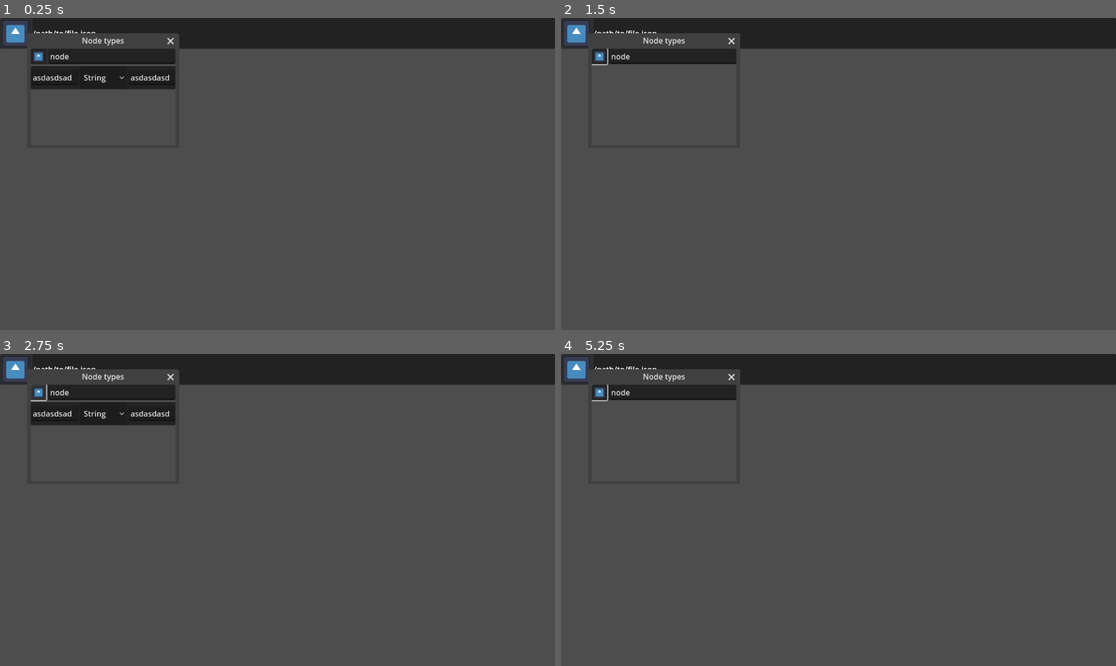
Above: before the commit, frames 1-4 (two rows, left to right).
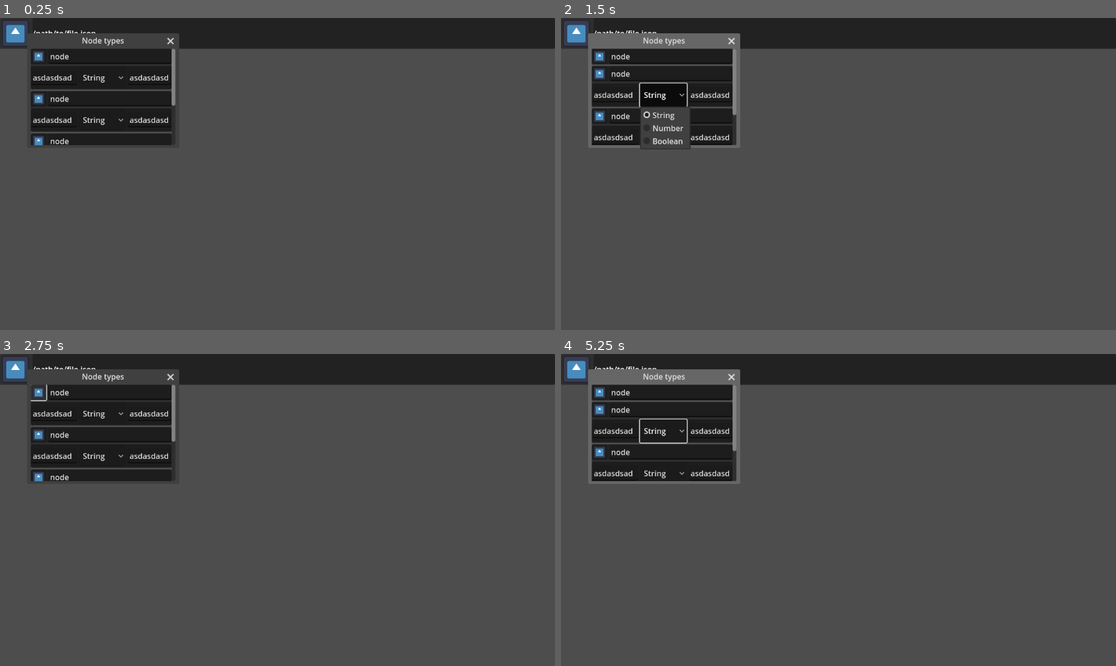
Above: after the commit, the same moments.

Repository: arthurgps2/nodoban
Game: Godot game, scene res://Charter/Charter.tscn
Two runs of this game, one before a commit and one after it. Both use one fixed random seed, a clock stepped at 60 frames per second and the inputs below. The engine's default icon, where the game draws it, is replaced by a stand-in: a white triangle on a blue panel in a dark square.
Inputs (mouse positions are in pixels of both pictures, inside the frame that each line leads up to):
- Up to frame 1 (0.25 s): no input
- Up to frame 2 (1.5 s): click (599, 55) at 0.52 s; click (660, 96) at 1.25 s, where only the run after the commit has a clickable "String"
- Up to frame 3 (2.75 s): click (38, 391) at 2.02 s
- Up to frame 4 (5.25 s): click "String" at 2.75 s; click (599, 391) at 3.52 s; click (660, 432) at 4.25 s, where only the run after the commit has a clickable "String"; click (577, 369) at 5 s

The runs differ from the first frame. In frame 1, 4.6% of the frame differs, in the area x 5-32%, y 9-41%; in frame 2, 7.4%; in frame 3, 4.6%; in frame 4, 8.2%, in the area x 4-33%, y 4-42%.

Commit message:
Some visual changes to node types

Diff:
--- a/Charter/Charter.tscn
+++ b/Charter/Charter.tscn
@@ -71,7 +71,28 @@
 size = Vector2i(300, 200)
 min_size = Vector2i(300, 200)
 
-[node name="CharterNodeTypeMenu" parent="UI/NodeTypes" instance=ExtResource("3_12wx7")]
+[node name="ScrollContainer" type="ScrollContainer" parent="UI/NodeTypes"]
+anchors_preset = 15
+anchor_right = 1.0
+anchor_bottom = 1.0
+grow_horizontal = 2
+grow_vertical = 2
+
+[node name="VBoxContainer" type="VBoxContainer" parent="UI/NodeTypes/ScrollContainer"]
+layout_mode = 2
+size_flags_horizontal = 3
+
+[node name="CharterNodeTypeMenu" parent="UI/NodeTypes/ScrollContainer/VBoxContainer" instance=ExtResource("3_12wx7")]
+layout_mode = 2
+
+[node name="CharterNodeTypeMenu2" parent="UI/NodeTypes/ScrollContainer/VBoxContainer" instance=ExtResource("3_12wx7")]
+layout_mode = 2
+
+[node name="CharterNodeTypeMenu3" parent="UI/NodeTypes/ScrollContainer/VBoxContainer" instance=ExtResource("3_12wx7")]
+layout_mode = 2
+
+[node name="CharterNodeTypeMenu4" parent="UI/NodeTypes/ScrollContainer/VBoxContainer" instance=ExtResource("3_12wx7")]
+layout_mode = 2
 
 [node name="NodeView" type="Control" parent="."]
 layout_mode = 3
--- a/Charter/Node Type Menu/CharterNodeTypeMenu.gd
+++ b/Charter/Node Type Menu/CharterNodeTypeMenu.gd
@@ -1,5 +1,5 @@
 class_name CharterNodeTypeMenu
-extends VBoxContainer
+extends PanelContainer
 
 func _on_dropdown_button_pressed() -> void:
-	$MenuBody.visible = not $MenuBody.visible
+	%MenuBody.visible = not %MenuBody.visible
--- a/Charter/Node Type Menu/CharterNodeTypeMenu.tscn
+++ b/Charter/Node Type Menu/CharterNodeTypeMenu.tscn
@@ -3,61 +3,65 @@
 [ext_resource type="Texture2D" uid="uid://bgdvc6m8oju7c" path="res://icon.svg" id="1_olsri"]
 [ext_resource type="Script" path="res://Charter/Node Type Menu/CharterNodeTypeMenu.gd" id="1_xrobp"]
 
-[node name="CharterNodeTypeMenu" type="VBoxContainer"]
+[node name="CharterNodeTypeMenu" type="PanelContainer"]
 anchors_preset = 10
 anchor_right = 1.0
 offset_bottom = 32.0
 grow_horizontal = 2
 script = ExtResource("1_xrobp")
 
-[node name="MenuHeader" type="PanelContainer" parent="."]
+[node name="VBoxContainer" type="VBoxContainer" parent="."]
 layout_mode = 2
 
-[node name="HBoxContainer" type="HBoxContainer" parent="MenuHeader"]
+[node name="MenuHeader" type="PanelContainer" parent="VBoxContainer"]
+layout_mode = 2
+
+[node name="HBoxContainer" type="HBoxContainer" parent="VBoxContainer/MenuHeader"]
 layout_mode = 2
 size_flags_vertical = 3
 
-[node name="DropdownButton" type="Button" parent="MenuHeader/HBoxContainer"]
+[node name="DropdownButton" type="Button" parent="VBoxContainer/MenuHeader/HBoxContainer"]
 custom_minimum_size = Vector2(32, 32)
 layout_mode = 2
 icon = ExtResource("1_olsri")
 expand_icon = true
 
-[node name="VBoxContainer" type="VBoxContainer" parent="MenuHeader/HBoxContainer"]
+[node name="VBoxContainer" type="VBoxContainer" parent="VBoxContainer/MenuHeader/HBoxContainer"]
 layout_mode = 2
 size_flags_horizontal = 3
 size_flags_vertical = 4
 
-[node name="RichTextLabel" type="LineEdit" parent="MenuHeader/HBoxContainer/VBoxContainer"]
+[node name="RichTextLabel" type="LineEdit" parent="VBoxContainer/MenuHeader/HBoxContainer/VBoxContainer"]
 layout_mode = 2
 text = "node"
 
-[node name="MenuBody" type="PanelContainer" parent="."]
+[node name="MenuBody" type="PanelContainer" parent="VBoxContainer"]
+unique_name_in_owner = true
 layout_mode = 2
 
-[node name="PropertyStandard" type="PanelContainer" parent="MenuBody"]
+[node name="PropertyStandard" type="PanelContainer" parent="VBoxContainer/MenuBody"]
 custom_minimum_size = Vector2(0, 48)
 layout_mode = 2
 
-[node name="HBoxContainer" type="HBoxContainer" parent="MenuBody/PropertyStandard"]
+[node name="HBoxContainer" type="HBoxContainer" parent="VBoxContainer/MenuBody/PropertyStandard"]
 layout_mode = 2
 
-[node name="PropertyNameContainer" type="VBoxContainer" parent="MenuBody/PropertyStandard/HBoxContainer"]
+[node name="PropertyNameContainer" type="VBoxContainer" parent="VBoxContainer/MenuBody/PropertyStandard/HBoxContainer"]
 layout_mode = 2
 size_flags_horizontal = 3
 size_flags_vertical = 4
 
-[node name="TextEdit" type="LineEdit" parent="MenuBody/PropertyStandard/HBoxContainer/PropertyNameContainer"]
+[node name="TextEdit" type="LineEdit" parent="VBoxContainer/MenuBody/PropertyStandard/HBoxContainer/PropertyNameContainer"]
 layout_mode = 2
 size_flags_vertical = 3
 text = "asdasdsad"
 
-[node name="PropertyValueContainer" type="HBoxContainer" parent="MenuBody/PropertyStandard/HBoxContainer"]
+[node name="PropertyValueContainer" type="HBoxContainer" parent="VBoxContainer/MenuBody/PropertyStandard/HBoxContainer"]
 layout_mode = 2
 size_flags_horizontal = 3
 size_flags_stretch_ratio = 2.0
 
-[node name="OptionButton" type="OptionButton" parent="MenuBody/PropertyStandard/HBoxContainer/PropertyValueContainer"]
+[node name="OptionButton" type="OptionButton" parent="VBoxContainer/MenuBody/PropertyStandard/HBoxContainer/PropertyValueContainer"]
 layout_mode = 2
 selected = 0
 item_count = 3
@@ -67,14 +71,14 @@
 popup/item_2/text = "Boolean"
 popup/item_2/id = 2
 
-[node name="VBoxContainer" type="VBoxContainer" parent="MenuBody/PropertyStandard/HBoxContainer/PropertyValueContainer"]
+[node name="VBoxContainer" type="VBoxContainer" parent="VBoxContainer/MenuBody/PropertyStandard/HBoxContainer/PropertyValueContainer"]
 layout_mode = 2
 size_flags_horizontal = 3
 size_flags_vertical = 4
 
-[node name="TextEdit2" type="LineEdit" parent="MenuBody/PropertyStandard/HBoxContainer/PropertyValueContainer/VBoxContainer"]
+[node name="TextEdit2" type="LineEdit" parent="VBoxContainer/MenuBody/PropertyStandard/HBoxContainer/PropertyValueContainer/VBoxContainer"]
 layout_mode = 2
 size_flags_horizontal = 3
 text = "asdasdasd"
 
-[connection signal="pressed" from="MenuHeader/HBoxContainer/DropdownButton" to="." method="_on_dropdown_button_pressed"]
+[connection signal="pressed" from="VBoxContainer/MenuHeader/HBoxContainer/DropdownButton" to="." method="_on_dropdown_button_pressed"]
